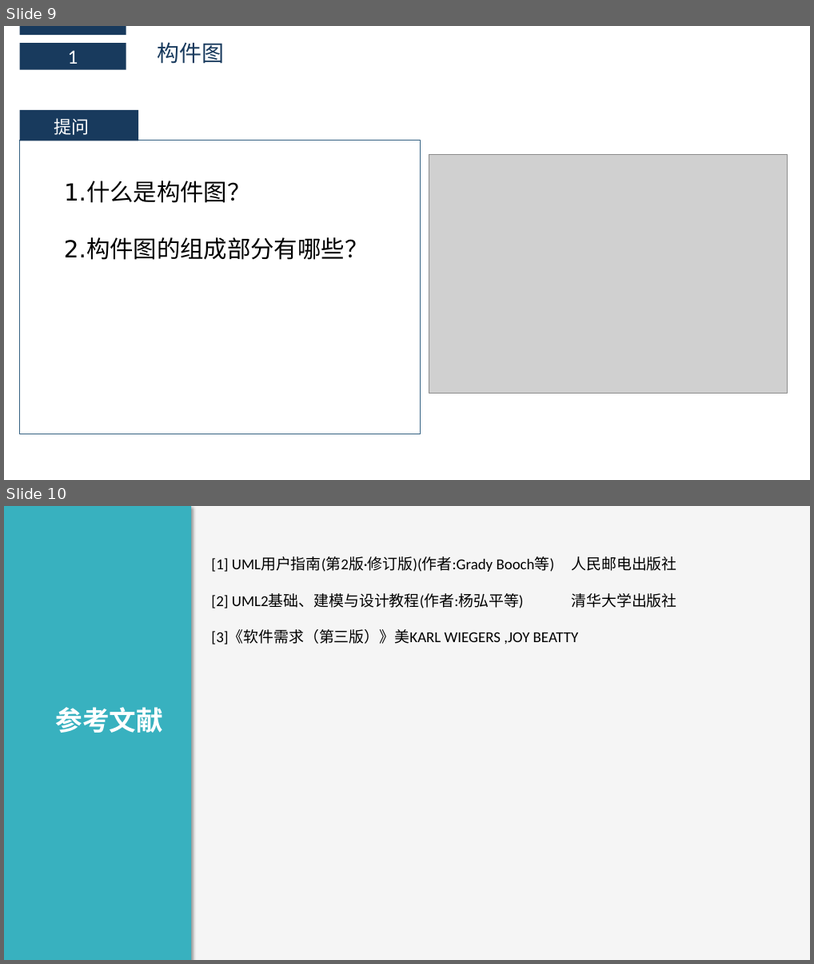
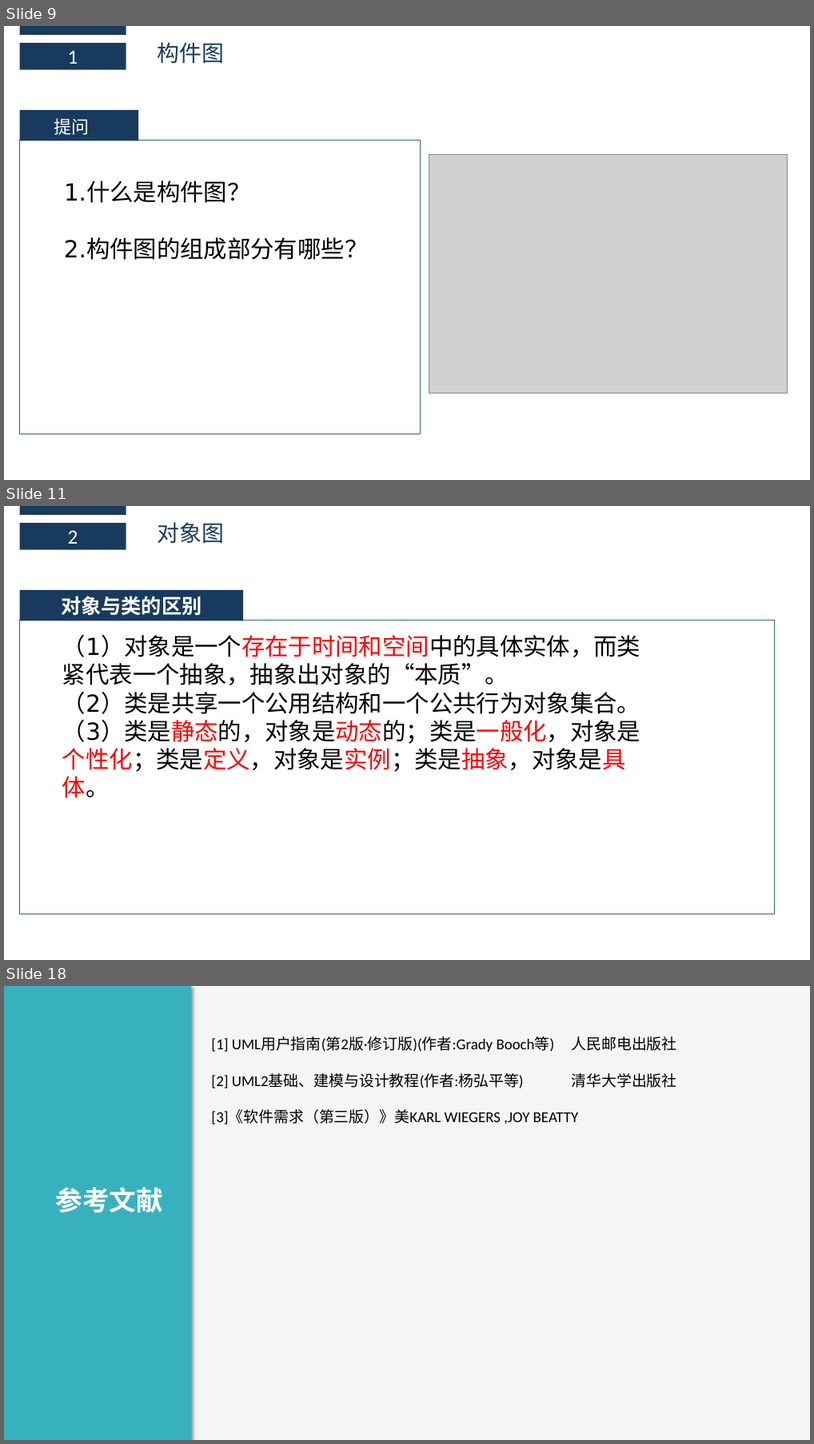
Before and after one commit to boboHh/AssistantTeaching, a slide deck: 非受控文档/06-公用/PRD2018-G11-UML基础3.pptx. Shown one above the other, each under a label of ours: slides 9 and 10 before the commit, slides 9, 11 and 18 after it; the slides between them are not shown. The pictures are 814x964 and 814x1444 pixels, drawn with LibreOffice and Linux fonts; fonts in the diff are those of the drawing; grey boxes stand for pictures. Boxes give left, top, right and bottom in pixels: in the first picture for what was removed or moved away, otherwise in the second. Text is boxed around its words. In the diff, an @@ line names an element or a change of style, - is before the commit and + after.

```diff
--- a/非受控文档/06-公用/PRD2018-G11-UML基础3.pptx
+++ b/非受控文档/06-公用/PRD2018-G11-UML基础3.pptx
@@ slide 11 added at bbox=[4, 506, 810, 960], background #FFFFFF @@
@@ rectangle added at bbox=[20, 506, 126, 515], fill #183A5D @@
@@ rectangle added at bbox=[20, 523, 126, 549], fill #183A5D, 24 pt, text #FFFFFF @@
+2
@@ text added at bbox=[158, 522, 225, 544], 26.6 pt, text #183A5D @@
+对象图
@@ rectangle added at bbox=[20, 590, 243, 621], fill #183A5D, 24 pt, text #FFFFFF, bold @@
+对象与类的区别
@@ rectangle added at bbox=[20, 620, 774, 914], outline #346182 1 pt @@
@@ text added at bbox=[62, 635, 641, 798], 28 pt, text #000000 @@
+（1）对象是一个存在于时间和空间中的具体实体，而类紧代表一个抽象，抽象出对象的“本质”。
+（2）类是共享一个公用结构和一个公共行为对象集合。
+（3）类是静态的，对象是动态的；类是一般化，对象是个性化；类是定义，对象是实例；类是抽象，对象是具体。
@@ what was slide 10 is now slide 18 @@
```
Also in this commit, not shown: 7 other slides added.
